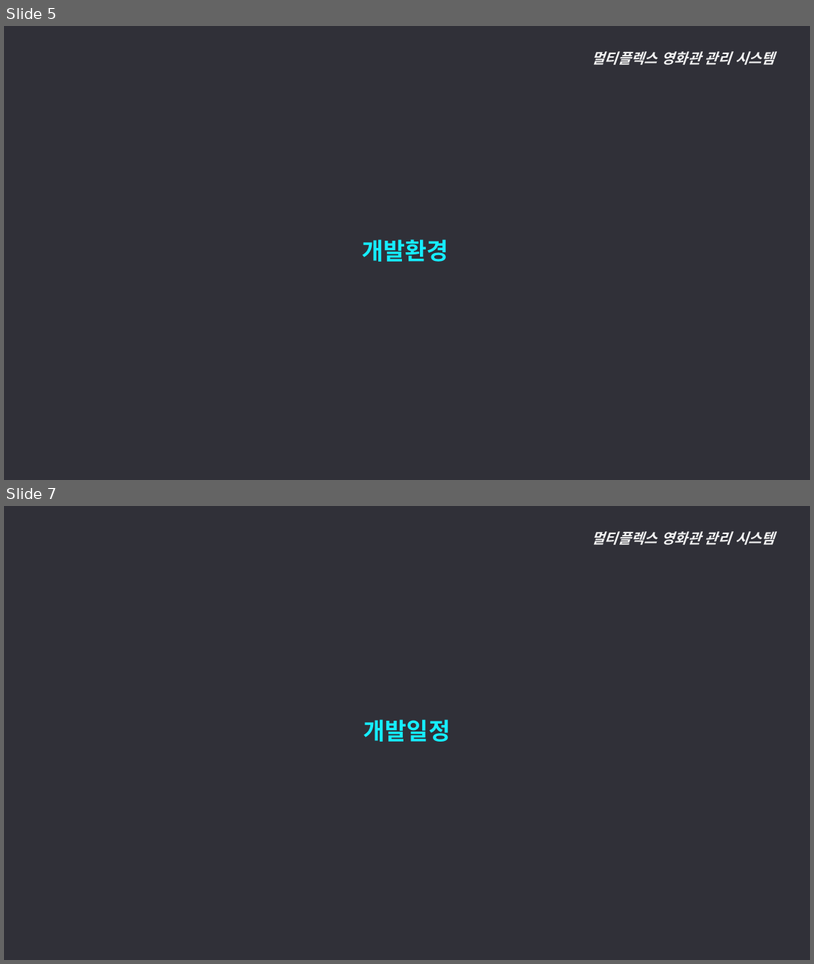
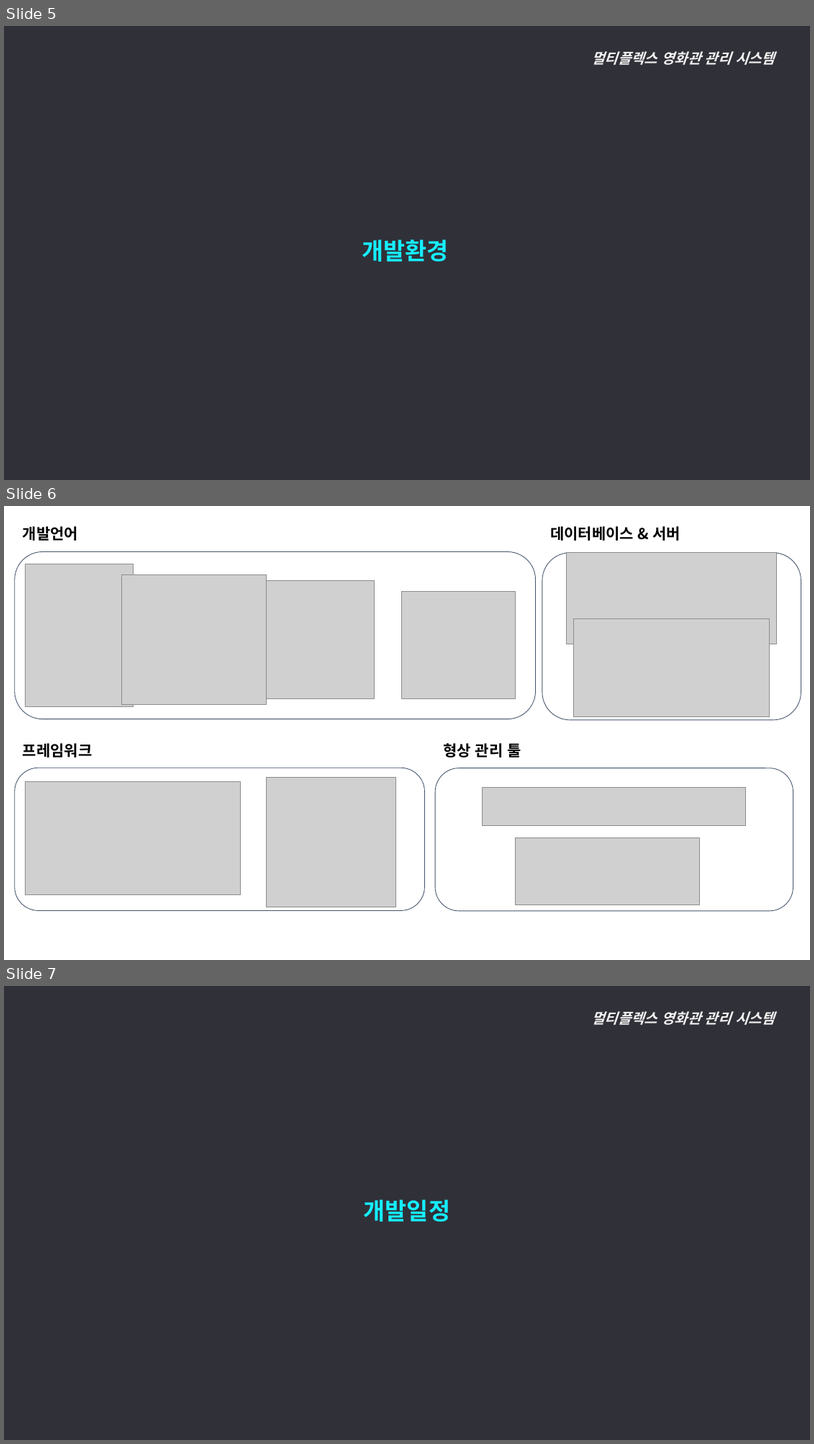
Before and after one commit to ywc-412/MultiplexTeamProject, a slide deck: 개발문서/2조 개요, 요구사항, 메뉴구조도.pptx. Shown one above the other, each under a label of ours: slides 5 and 7 before the commit, slides 5, 6 and 7 after it; the slides between them are not shown. The pictures are 814x964 and 814x1444 pixels, drawn with LibreOffice and Linux fonts; fonts in the diff are those of the drawing; grey boxes stand for pictures. Boxes give left, top, right and bottom in pixels: in the first picture for what was removed or moved away, otherwise in the second. Text is boxed around its words. In the diff, an @@ line names an element or a change of style, - is before the commit and + after.

Commit message:
개발환경 추가

```diff
--- a/개발문서/2조 개요, 요구사항, 메뉴구조도.pptx
+++ b/개발문서/2조 개요, 요구사항, 메뉴구조도.pptx
@@ slide 6 added at (x1=4, y1=506, x2=810, y2=960), background #FFFFFF @@
@@ text added at (x1=23, y1=526, x2=78, y2=541), 18 pt, text #000000, bold @@
+개발언어
@@ text added at (x1=550, y1=526, x2=681, y2=541), 18 pt, text #000000, bold @@
+데이터베이스 & 서버
@@ rounded rectangle added at (x1=15, y1=552, x2=536, y2=719), outline #44546A 0.75 pt @@
@@ picture added at (x1=25, y1=564, x2=134, y2=707) @@
@@ rounded rectangle added at (x1=543, y1=553, x2=801, y2=720), outline #44546A 0.75 pt @@
@@ picture added at (x1=566, y1=553, x2=777, y2=644) @@
@@ picture added at (x1=121, y1=574, x2=266, y2=704) @@
@@ picture added at (x1=267, y1=580, x2=375, y2=698) @@
@@ picture added at (x1=401, y1=591, x2=515, y2=698) @@
@@ picture added at (x1=574, y1=618, x2=771, y2=716) @@
@@ text added at (x1=23, y1=743, x2=93, y2=757), 18 pt, text #000000, bold @@
+프레임워크
@@ text added at (x1=443, y1=741, x2=521, y2=759), 18 pt, text #000000, bold @@
+형상 관리 툴
@@ rounded rectangle added at (x1=15, y1=767, x2=425, y2=910), outline #44546A 0.75 pt @@
@@ picture added at (x1=25, y1=781, x2=241, y2=894) @@
@@ picture added at (x1=267, y1=777, x2=396, y2=907) @@
@@ rounded rectangle added at (x1=435, y1=768, x2=793, y2=911), outline #44546A 0.75 pt @@
@@ picture added at (x1=483, y1=787, x2=747, y2=826) @@
@@ picture added at (x1=515, y1=837, x2=700, y2=905) @@
```
Also in this commit, not shown: 1 slide removed, 1 other file.
